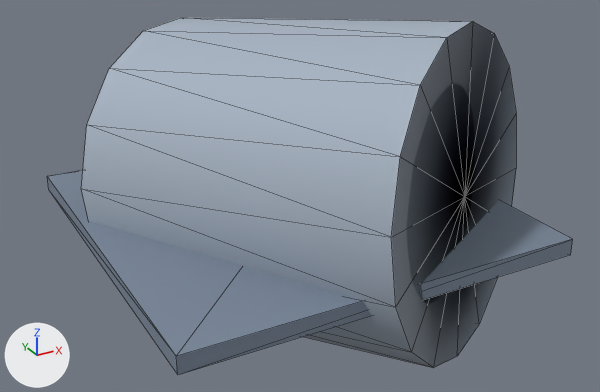
One commit to the glTF model assets/models/industrial-warehouse-curved-wreck.glb: the scene before it, then after it.
Both versions are drawn from a 50 mm camera at (-13.26, -25.05, 13.38) aimed at (0.43, -0.15, 0.93). Arrows for +X, +Y and +Z are at lower left; the lights stay in place. The picture after the commit comes second. Mesh edges are drawn as thin lines. Vertices at exactly the same position are counted once.

Objects in the first picture: 'Root'.
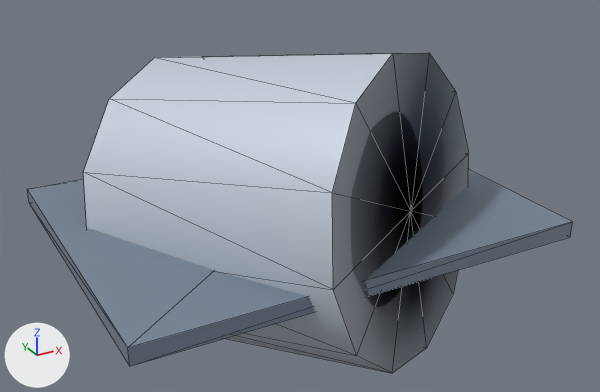
Where the change shows, as pixel boxes [x1, y1, x2, y2] in the pictures (600 x 392 px):
'Root', reshaped (10% shorter)
    before: [47, 18, 573, 375]
    after: [27, 53, 572, 373]
part 1 of me_modelmesh, added (blue)
    after: [27, 170, 572, 366]
part 2 of me_modelmesh, rebuilt (11% narrower, 9% shorter)
    before: [81, 18, 516, 368]
    after: [83, 53, 469, 373]
part 3 of me_modelmesh, deleted (blue)
    before: [47, 170, 573, 375]

The change in detail:
me_modelmesh is used by ob_root; location (0.0, 0.0, 0.0).
me_modelmesh had 41 vertices, 60 faces and spanned x -7.2..9.0, y -8.1..8.1, z -4.8..7.8.
me_modelmesh now has 33 vertices, 48 faces and spans x -8.2..8.2, y -7.1..7.1, z -5.4..7.0.
me_modelmesh part 1: a new loose piece, a box spanning x -8.2..8.2, y -6.2..6.2, z 0.0..0.6, in mat_defaultvertexcolormaterial.
me_modelmesh part 2: the loose piece of 33 vertices spanning x -7.0..9.0, y -8.1..8.1, z -4.8..7.8 is rebuilt with 25 vertices and now spans x -7.2..7.2, y -7.1..7.1, z -5.4..7.0.
me_modelmesh part 3: the loose piece of 8 vertices spanning x -7.2..7.2, y -7.2..7.2, z 0.0..0.6 is deleted.
